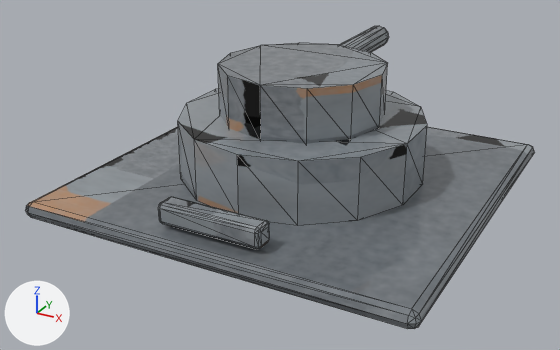
What one commit did to the glTF model game/assets/models/dir_turret.glb.
Rendered twice from a camera (50 mm lens) standing at (1.63, -3.18, 1.62) and looking at (-0.05, -0.14, 0.1). Arrows for +X, +Y and +Z are at lower left; the lights stay in place. The picture after the commit comes second. Mesh edges are drawn as thin lines. Vertices at exactly the same position are counted once.

In view in the first picture: 'dir_turret'.
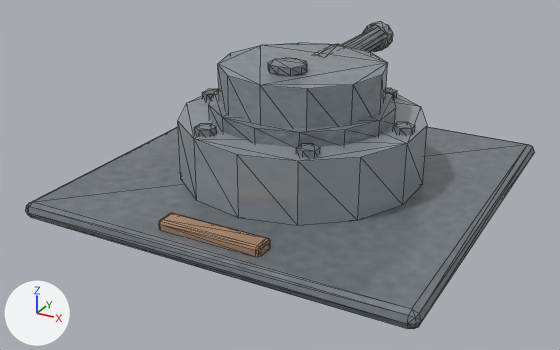
What differs and where, as boxes (x1, y1, x2, y2) in the pictures (560 x 350 px; the box of a moved part takes in the faces that stretch with it):
'dir_turret', reshaped
    before: (25, 26, 534, 329)
    after: (25, 22, 534, 329)
part 1 of me_cube, added
    after: (393, 122, 415, 135)
part 2 of me_cube, added (mostly hidden)
    after: (386, 88, 397, 98)
part 3 of me_cube, added
    after: (202, 89, 218, 100)
part 4 of me_cube, added
    after: (194, 124, 217, 137)
part 5 of me_cube, added
    after: (296, 144, 320, 158)
part 6 of me_cube, added
    after: (209, 90, 396, 147)
part 7 of me_cube, added (mostly hidden)
    after: (316, 44, 342, 56)
part 8 of me_cube, added
    after: (362, 22, 393, 52)
part 9 of me_cube, added
    after: (268, 58, 307, 76)
part 10 of me_cube, moved or reshaped
    before: (158, 197, 270, 249)
    after: (159, 213, 270, 256)
part 11 of me_cube, surface changed
    both: (26, 29, 534, 329)

The change in detail:
me_cube is used by ob_dir_turret; location (0.0, 0.0, 0.0).
me_cube had 188 vertices, 356 faces and spanned x -0.95..0.95, y -0.95..0.95, z 0.0..0.63.
me_cube now has 408 vertices, 752 faces and spans x -0.95..0.95, y -0.95..0.97, z 0.0..0.67.
me_cube part 1: a new loose piece, a 6-sided cylinder along z spanning x 0.477..0.563, y -0.05..0.05, z 0.35..0.41, in mat_dir_turret_baked.
me_cube part 2: a new loose piece, a 6-sided cylinder along z spanning x 0.217..0.303, y 0.4..0.5, z 0.35..0.41, in mat_dir_turret_baked.
me_cube part 3: a new loose piece, a 6-sided cylinder along z spanning x -0.563..-0.477, y -0.05..0.05, z 0.35..0.41, in mat_dir_turret_baked.
me_cube part 4: a new loose piece, a 6-sided cylinder along z spanning x -0.303..-0.217, y -0.5..-0.4, z 0.35..0.41, in mat_dir_turret_baked.
me_cube part 5: a new loose piece, a 6-sided cylinder along z spanning x 0.217..0.303, y -0.5..-0.4, z 0.35..0.41, in mat_dir_turret_baked.
me_cube part 6: a new loose piece, a 14-sided cylinder along z spanning x -0.439..0.439, y -0.45..0.45, z 0.37..0.45, in mat_dir_turret_baked.
me_cube part 7: a new loose piece, a 12-sided cylinder along y spanning x -0.08..0.08, y 0.16..0.4, z 0.48..0.63, in mat_dir_turret_baked.
me_cube part 8: a new loose piece, a 10-sided cylinder along y spanning x -0.076..0.076, y 0.89..0.97, z 0.48..0.64, in mat_dir_turret_baked.
me_cube part 9: a new loose piece, a 10-sided cylinder along z spanning x -0.086..0.086, y -0.24..-0.06, z 0.632..0.667, in mat_dir_turret_baked.
Part 10, on me_cube:
52 vertices are removed from x -0.25..0.25, y -0.85..-0.75, z 0.1..0.2.
108 faces are deleted.
52 vertices are added at x -0.25..0.25, y -0.85..-0.75, z 0.06..0.12.
108 new faces join them.
me_cube part 11: 242 kept faces spanning x -0.95..0.95, y -0.95..0.95, z 0.0..0.63 get new texture (UV) coordinates.
Other edits to the shape of me_cube do not show in these pictures.
